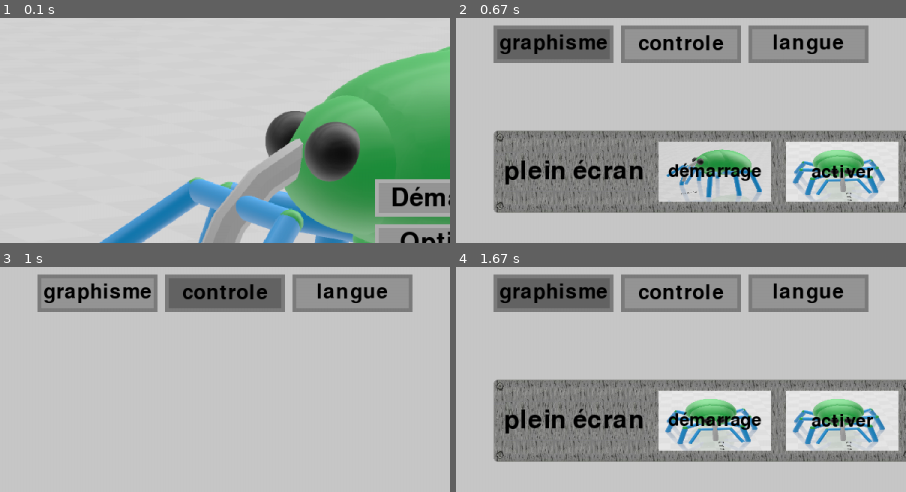
Above: before the commit, frames 1-4 (two rows, left to right).
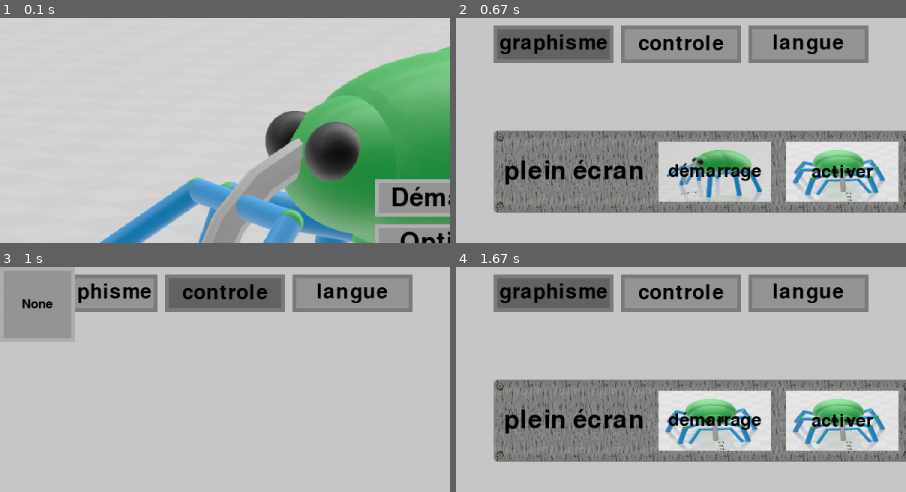
Above: after the commit, the same moments.

Repository: artieur262/Roborancon
Game: pygame game, started from main.py
Two runs of this game, one before a commit and one after it. Both use one fixed random seed, a clock stepped at 60 frames per second and the inputs below.
Inputs (mouse positions are % of the whole screen's width and height, from its top left):
- Up to frame 1 (0.1 s): no input
- Up to frame 2 (0.67 s): click (50, 50) at 0.38 s
- Up to frame 3 (1 s): press the mouse at (25, 6) at 0.7 s; move the mouse to (41, 38) at 0.8 s; release the mouse at (57, 71) at 0.93 s
- Up to frame 4 (1.67 s): click (4, 8) at 1.05 s; click (29, 34) at 1.38 s
The pictures show only the part of the screen within x 0-50%, y 0-50%; the shares and areas given below are measured in that part.

Frames 1-2 are identical in both runs. In frame 3, 4.5% of the frame differs, in the area x 0-17%, y 0-34%; in frame 4, nothing differs.

Commit message:
debut de l'ajout de l'ajout de la possiblité de changer les touche (ne marche pas encore)

Diff:
--- a/interface/menu_option.py
+++ b/interface/menu_option.py
@@ -19,7 +19,6 @@
 
 
 class MenuOption:
-
     onglet_langue = {
         "fr": ["graphisme", "controle", "langue"],
         "en": ["graphics", "control", "language"],
@@ -28,6 +27,7 @@
         "fr": ["démarrage", "activer", "sauvegarder", "par default", "quitter"],
         "en": ["start", "active", "save", "defaut", "quit"],
     }
+    touche_langue = {"fr": {"avancer": "avancer", "gauche": "gauche"}}
     zonetexte_langue = {"fr": ["plein écran"], "en": ["fullscreen"]}
     lien_graphisme = "option/graphisme.json"
     lien_defaut_graphime = "option/graphisme_defaut.json"
@@ -77,7 +77,9 @@
                 )
         self.onglet[0].actif = True
         self.onglet[0].animation = 2
-        self.bouton: dict[str, Bouton] = {i: [] for i in self.onglet_nom + ["all"]}
+        self.bouton: dict[str, list[Bouton]] = {
+            i: [] for i in self.onglet_nom + ["all"]
+        }
         # (onglet, texture, position,taille,texte,couleur_texte,font,data)
         for i in (
             (
@@ -143,6 +145,21 @@
 
             self.bouton[i[0]].append(
                 BoutonText(i[2], i[1], i[3], i[4], i[5], i[6], data=i[7])
+            )
+        for i in zip(self.controle[0].values(), self.controle[1].values()):
+            self.bouton["controle"].append(
+                BoutonText(
+                    (0, 0),
+                    [
+                        assembleur.cadre((100, 100), (175, 175, 175), i, 5)
+                        for i in ((150, 150, 150), (125, 125, 125))
+                    ],
+                    (100, 100),
+                    i[1],
+                    (0, 0, 0),
+                    pygame.font.Font(None, 26),
+                    data=("push", "touche", i[0]),
+                )
             )
 
         self.zone_texte: dict[str, ObjetGraphique] = {
--- a/option/control.json
+++ b/option/control.json
@@ -1,8 +1,10 @@
 [
  {
-  "avancer": 0
+  "avancer": 0,
+  "gauche": 0
  },
  {
-  "avancer": "None"
+  "avancer": "None",
+  "gauche": "None"
  }
 ]
--- a/option/control_defaut.json
+++ b/option/control_defaut.json
@@ -1,8 +1,10 @@
 [
- {
-  "avancer": 0
- },
- {
-  "avancer": "None"
- }
+    {
+        "avancer": 0,
+        "gauche": 0
+    },
+    {
+        "avancer": "None",
+        "gauche": "None"
+    }
 ]
